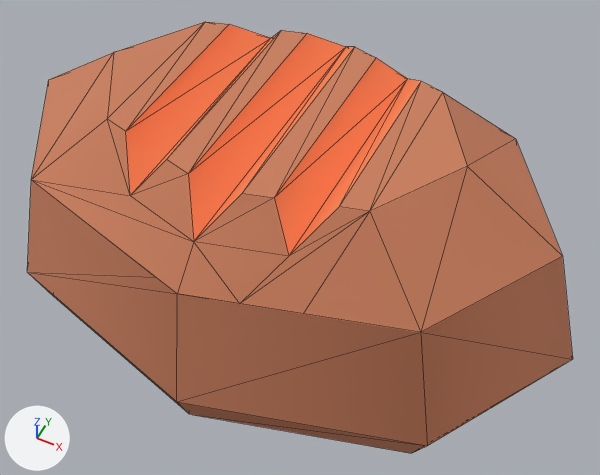
Before and after pictures for a commit that changed the glTF model public/assets/models/food/loafRound.GLB.
Camera for both pictures: a 50 mm camera at (0.343, -0.633, 0.879) aimed at (0.038, -0.021, 0.115). Every picture has the same lights, and +X, +Y and +Z are marked at lower left. Mesh edges are drawn as thin lines.

Names of what the first picture shows: 'loafRound'.
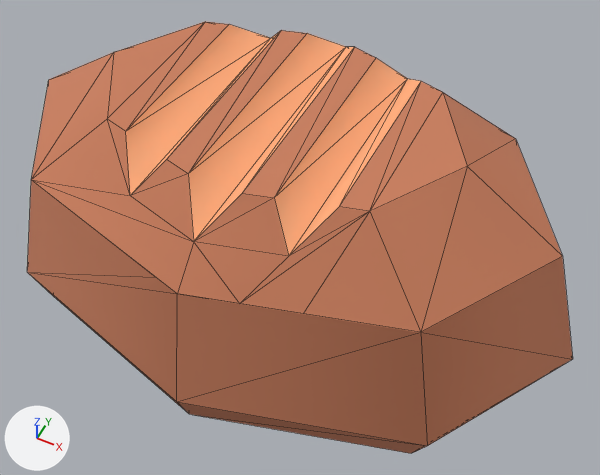
The newer file is also turned or shifted as a whole; pictures and numbers use the older file's frame.

What differs and where, as boxes [x1, y1, x2, y2] in the pictures (600 x 475 px):
```json
{"object": "loafRound", "change": "recoloured", "before": [123, 24, 422, 257], "after": [123, 24, 422, 257]}
```

Scene script edits in JSON lines:
```json
{"op": "add", "block": "mat_brown_164", "code": ["mat_brown_164 = principled_material('brown.164')", "mat_brown_164.base_color = (1.0, 0.43, 0.21)  # orange #ffaf7e", "mat_brown_164.roughness = 1.0"]}
{"block": "me_mesh_loafround_002", "where": "me_mesh_loafround_002.from_pydata(...)  # 60 vertices, 116 faces; spans x -0.386..0.386, y -0.257..0.257, z 0.0..0.293"}
{"op": "remove", "block": "me_mesh_loafround_002", "code": "me_mesh_loafround_002.materials.append(mat_brown_113)  # orange #ffaf7e"}
{"op": "add", "block": "me_mesh_loafround_002", "code": "me_mesh_loafround_002.materials.append(mat_brown_164)  # orange #ffaf7e"}
```
